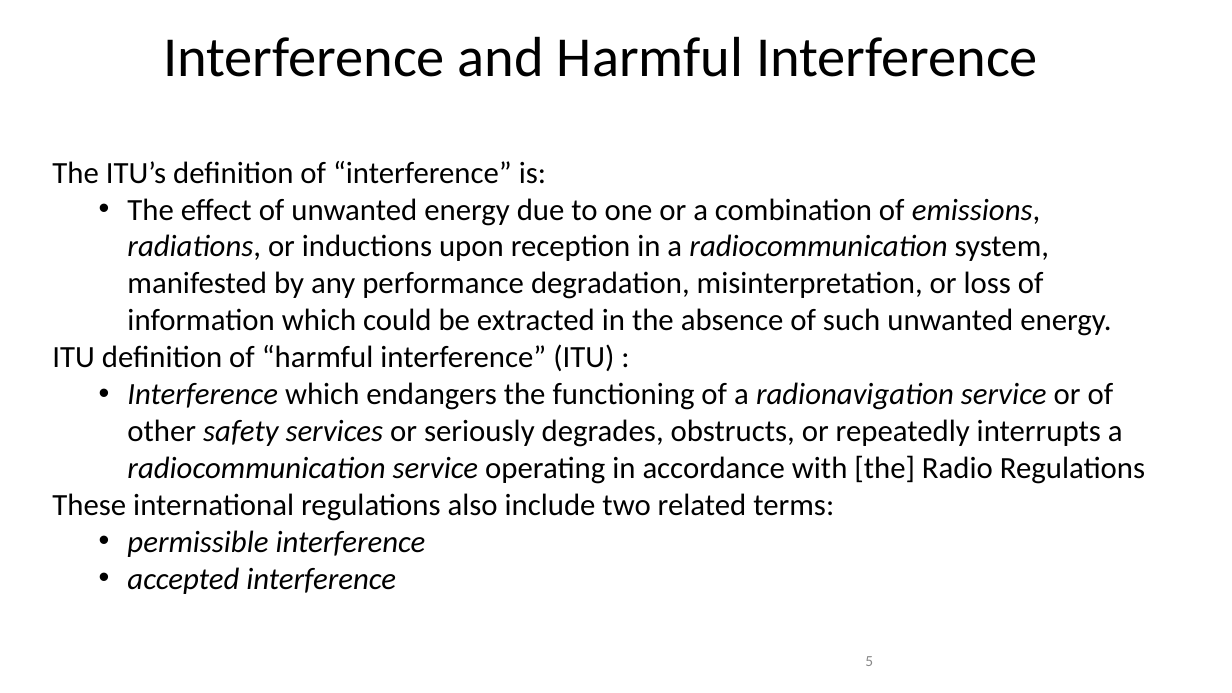
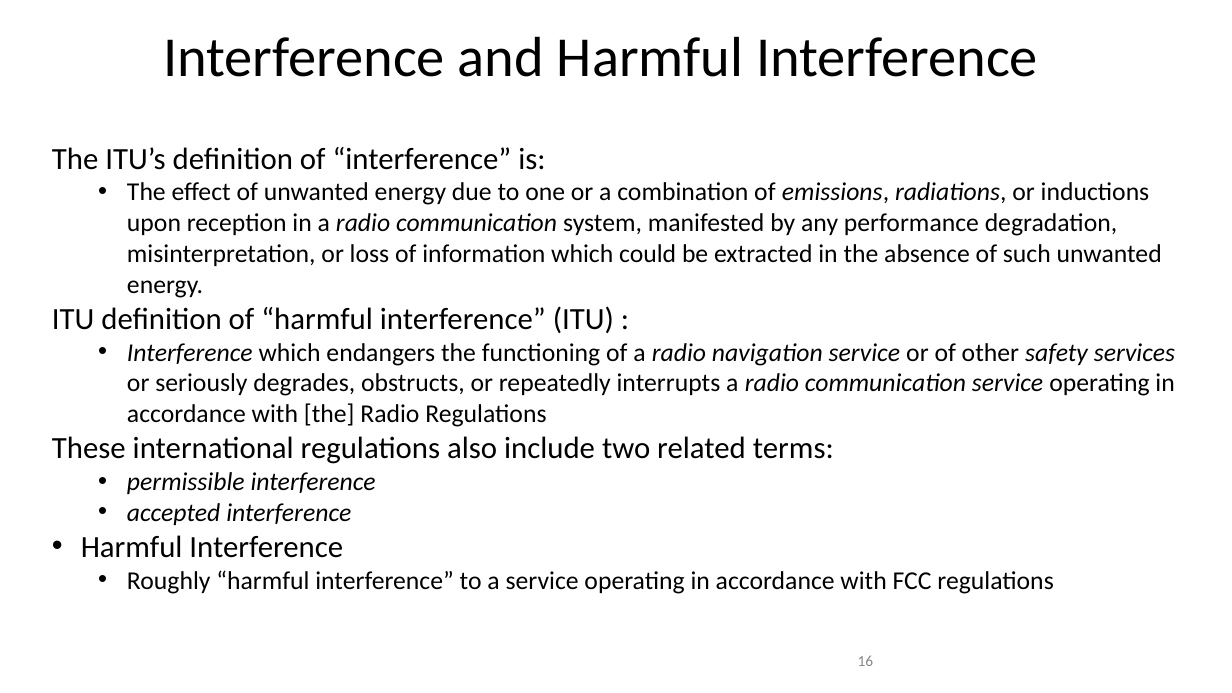
Before and after one commit to jlmucb/class_notes, a slide deck: slide 16 of science/GPSslides.pptx (slide 5 before the commit). Drawn at 1232x693 pixels with LibreOffice and Linux fonts; fonts in the diff are those of the drawing. Boxes give left, top, right and bottom in pixels: in the first picture for what was removed or moved away, otherwise in the second. Text is boxed around its words. In the diff, an @@ line names an element or a change of style, - is before the commit and + after.

```diff
--- a/science/GPSslides.pptx
+++ b/science/GPSslides.pptx
@@ text "The ITU’s definition of “interference” ...": place and size @@
-text "The ITU’s definition of “interference” ..." at bbox=[52, 161, 1145, 594]
+text "The ITU’s definition of “interference” ..." at bbox=[52, 147, 1175, 594]
@@ text at bbox=[127, 182, 1162, 298]: text changed; size 24 to 20 pt @@
-  • The effect of unwanted energy due to one or a combination of emissions, radiations, or inductions upon reception in a radiocommunication system, manifested by any performance degradation, misinterpretation, or loss of information which could be extracted in the absence of such unwanted energy.
+  • The effect of unwanted energy due to one or a combination of emissions, radiations, or inductions upon reception in a radio communication system, manifested by any performance degradation, misinterpretation, or loss of information which could be extracted in the absence of such unwanted energy.
@@ text at bbox=[127, 343, 1175, 427]: text changed; size 24 to 20 pt @@
-  • Interference which endangers the functioning of a radionavigation service or of other safety services or seriously degrades, obstructs, or repeatedly interrupts a radiocommunication service operating in accordance with [the] Radio Regulations
+  • Interference which endangers the functioning of a radio navigation service or of other safety services or seriously degrades, obstructs, or repeatedly interrupts a radio communication service operating in accordance with [the] Radio Regulations
@@ text at bbox=[127, 472, 376, 525]: size 24 to 20 pt in "permissible interference", "accepted interference" @@
@@ text at bbox=[81, 535, 1053, 594]: paragraphs added @@
+• Harmful Interference
+  • Roughly “harmful interference” to a service operating in accordance with FCC regulations
@@ page number at bbox=[858, 655, 874, 666]: text changed @@
-5
+16
```
Also in this commit, not shown: 13 other slides changed, 2 slides added, 2 slides removed, 1 other file.
